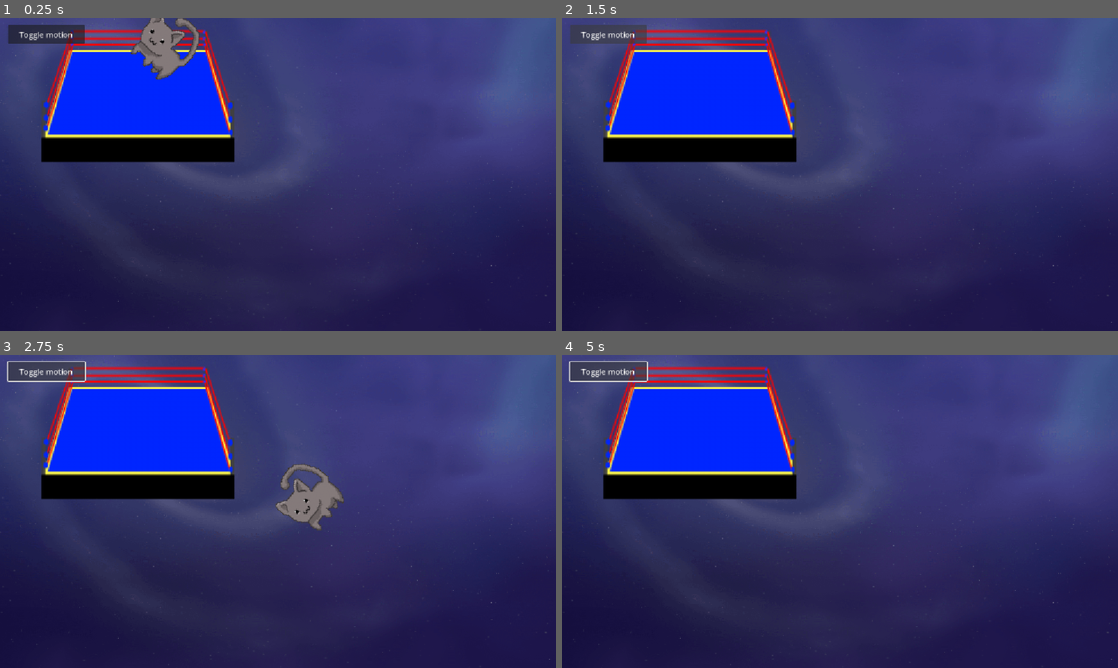
Above: before the commit, frames 1-4 (two rows, left to right).
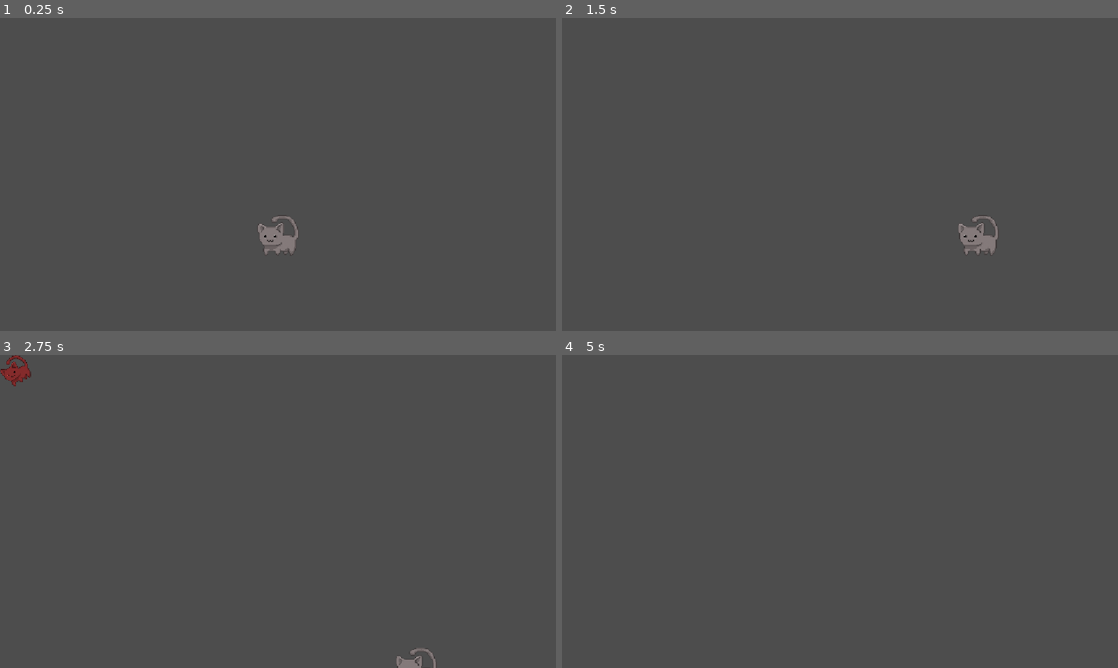
Above: after the commit, the same moments.

Repository: MartinHernandezManzano/1ERVIDEOJUEGO
Game: Godot game, scene res://scenes/levels/main_game.tscn
Same seed, same stepped clock (60 frames per second), same inputs: the game is played once before the commit and once after it. Before the commit the project starts from res://scenes/main.tscn.
Inputs (mouse positions are in pixels of both pictures, inside the frame that each line leads up to):
- Up to frame 1 (0.25 s): no input
- Up to frame 2 (1.5 s): hold Right (move_right) 0.53-1.25 s; tap Space (jump) at 0.77 s; click (606, 33) at 1.25 s, where only the run before the commit has a clickable "Toggle motion"
- Up to frame 3 (2.75 s): hold Down (move_down) from 2.03 s (still down); tap Space (jump) at 2.27 s
- Up to frame 4 (5 s): release Down (move_down) at 2.78 s; hold Right (move_right) 2.78-3.53 s; hold Up (move_up) 3.53-4.28 s; tap Space (jump) at 3.77, 4.52 s; hold Left (move_left) from 4.28 s (still down)

The runs differ from the first frame. In frame 1, 99% of the frame differs, in the area x 0-100%, y 0-100%; in frame 2, 99%; in frame 3, 99%; in frame 4, 99%.

Commit message:
practica 2.3
recreado dodge the creeps cpn gatetes

Diff:
--- a/project.godot
+++ b/project.godot
@@ -11,7 +11,7 @@
 [application]
 
 config/name="juego_de_martin"
-run/main_scene="uid://d0vbt28n74ck4"
+run/main_scene="res://scenes/levels/main_game.tscn"
 config/features=PackedStringArray("4.7", "Forward Plus")
 config/icon="res://assets/icon.svg"
 
--- /dev/null
+++ b/scenes/levels/main_game.tscn
@@ -0,0 +1,39 @@
+[gd_scene load_steps=5 format=3]
+
+[ext_resource type="Script" path="res://scripts/main_game.gd" id="1_main"]
+[ext_resource type="PackedScene" path="res://scenes/mob.tscn" id="2_mob"]
+[ext_resource type="PackedScene" path="res://scenes/player/player.tscn" id="3_player"]
+
+[sub_resource type="Curve2D" id="Curve2D_mobpath"]
+_data = {
+"points": PackedVector2Array(0, 0, 0, 0, 0, 0, 0, 0, 0, 0, 1152, 0, 0, 0, 0, 0, 1152, 648, 0, 0, 0, 0, 0, 648, 0, 0, 0, 0, 0, 0)
+}
+point_count = 5
+
+[node name="Main" type="Node"]
+script = ExtResource("1_main")
+mob_scene = ExtResource("2_mob")
+
+[node name="Player" parent="." instance=ExtResource("3_player")]
+
+[node name="MobTimer" type="Timer" parent="."]
+wait_time = 0.5
+
+[node name="ScoreTimer" type="Timer" parent="."]
+
+[node name="StartTimer" type="Timer" parent="."]
+wait_time = 2.0
+one_shot = true
+
+[node name="StartPosition" type="Marker2D" parent="."]
+position = Vector2(576, 450)
+
+[node name="MobPath" type="Path2D" parent="."]
+curve = SubResource("Curve2D_mobpath")
+
+[node name="MobSpawnLocation" type="PathFollow2D" parent="MobPath"]
+
+[connection signal="hit" from="Player" to="." method="game_over"]
+[connection signal="timeout" from="MobTimer" to="." method="_on_mob_timer_timeout"]
+[connection signal="timeout" from="ScoreTimer" to="." method="_on_score_timer_timeout"]
+[connection signal="timeout" from="StartTimer" to="." method="_on_start_timer_timeout"]
--- /dev/null
+++ b/scenes/mob.tscn
@@ -0,0 +1,25 @@
+[gd_scene load_steps=4 format=3]
+
+[ext_resource type="Script" path="res://scripts/mob.gd" id="1_mob"]
+[ext_resource type="Texture2D" uid="uid://cc7s2ldpflbcr" path="res://assets/sprites/cat_5.png" id="2_cat"]
+
+[sub_resource type="CapsuleShape2D" id="CapsuleShape2D_mob"]
+radius = 24.0
+height = 56.0
+
+[node name="Mob" type="RigidBody2D"]
+collision_mask = 0
+gravity_scale = 0.0
+script = ExtResource("1_mob")
+
+[node name="Sprite2D" type="Sprite2D" parent="."]
+modulate = Color(1, 0.35, 0.35, 1)
+texture = ExtResource("2_cat")
+
+[node name="CollisionShape2D" type="CollisionShape2D" parent="."]
+rotation = 1.5707964
+shape = SubResource("CapsuleShape2D_mob")
+
+[node name="VisibleOnScreenNotifier2D" type="VisibleOnScreenNotifier2D" parent="."]
+
+[connection signal="screen_exited" from="VisibleOnScreenNotifier2D" to="." method="_on_visible_on_screen_notifier_2d_screen_exited"]
--- /dev/null
+++ b/scenes/player/player.tscn
@@ -0,0 +1,20 @@
+[gd_scene load_steps=4 format=3]
+
+[ext_resource type="Script" path="res://scripts/player.gd" id="1_player"]
+[ext_resource type="Texture2D" uid="uid://cc7s2ldpflbcr" path="res://assets/sprites/cat_5.png" id="2_cat"]
+
+[sub_resource type="CapsuleShape2D" id="CapsuleShape2D_player"]
+radius = 36.0
+height = 84.0
+
+[node name="Player" type="Area2D"]
+script = ExtResource("1_player")
+
+[node name="Sprite2D" type="Sprite2D" parent="."]
+scale = Vector2(1.5, 1.5)
+texture = ExtResource("2_cat")
+
+[node name="CollisionShape2D" type="CollisionShape2D" parent="."]
+shape = SubResource("CapsuleShape2D_player")
+
+[connection signal="body_entered" from="." to="." method="_on_body_entered"]
--- /dev/null
+++ b/scripts/main_game.gd
@@ -0,0 +1,55 @@
+extends Node
+
+@export var mob_scene: PackedScene
+var score
+
+
+func _ready():
+	new_game()
+
+
+func game_over():
+	$ScoreTimer.stop()
+	$MobTimer.stop()
+	print("Game over. Puntos: " + str(score))
+
+
+func new_game():
+	score = 0
+	$Player.start($StartPosition.position)
+	$StartTimer.start()
+
+
+func _on_score_timer_timeout():
+	score += 1
+
+
+func _on_start_timer_timeout():
+	$MobTimer.start()
+	$ScoreTimer.start()
+
+
+func _on_mob_timer_timeout():
+	# creamos una instancia nueva de la escena mob
+	var mob = mob_scene.instantiate()
+
+	# elegimos un punto aleatorio del path
+	var mob_spawn_location = $MobPath/MobSpawnLocation
+	mob_spawn_location.progress_ratio = randf()
+
+	# ponemos el enemigo en ese punto
+	mob.position = mob_spawn_location.position
+
+	# direccion perpendicular al path (hacia dentro)
+	var direction = mob_spawn_location.rotation + PI / 2
+
+	# un poco de aleatoriedad en la direccion
+	direction += randf_range(-PI / 4, PI / 4)
+	mob.rotation = direction
+
+	# velocidad del enemigo
+	var velocity = Vector2(randf_range(150.0, 250.0), 0.0)
+	mob.linear_velocity = velocity.rotated(direction)
+
+	# lo añadimos a la escena main
+	add_child(mob)
--- /dev/null
+++ b/scripts/mob.gd
@@ -0,0 +1,6 @@
+extends RigidBody2D
+
+
+# cuando el enemigo sale de la pantalla se borra
+func _on_visible_on_screen_notifier_2d_screen_exited():
+	queue_free()
--- /dev/null
+++ b/scripts/player.gd
@@ -0,0 +1,48 @@
+extends Area2D
+
+# señal que avisa a main cuando un enemigo nos toca
+signal hit
+
+@export var speed = 400 # velocidad del gatete (pixeles/seg)
+var screen_size # tamaño de la ventana
+
+
+func _ready():
+	screen_size = get_viewport_rect().size
+	hide()
+
+
+func _process(delta):
+	var velocity = Vector2.ZERO # vector de movimiento
+	if Input.is_action_pressed("move_right"):
+		velocity.x += 1
+	if Input.is_action_pressed("move_left"):
+		velocity.x -= 1
+	if Input.is_action_pressed("move_down"):
+		velocity.y += 1
+	if Input.is_action_pressed("move_up"):
+		velocity.y -= 1
+
+	if velocity.length() > 0:
+		velocity = velocity.normalized() * speed
+
+	position += velocity * delta
+	# que no se salga de la pantalla
+	position = position.clamp(Vector2.ZERO, screen_size)
+
+	# mira hacia donde anda
+	if velocity.x != 0:
+		$Sprite2D.flip_h = velocity.x < 0
+
+
+func _on_body_entered(_body):
+	hide() # el gatete desaparece al recibir el golpe
+	hit.emit()
+	# diferido porque no se pueden tocar fisicas dentro de un callback de fisicas
+	$CollisionShape2D.set_deferred("disabled", true)
+
+
+func start(pos):
+	position = pos
+	show()
+	$CollisionShape2D.disabled = false
Not shown, added: scripts/main_game.gd.uid
Not shown, added: scripts/mob.gd.uid
Not shown, added: scripts/player.gd.uid
